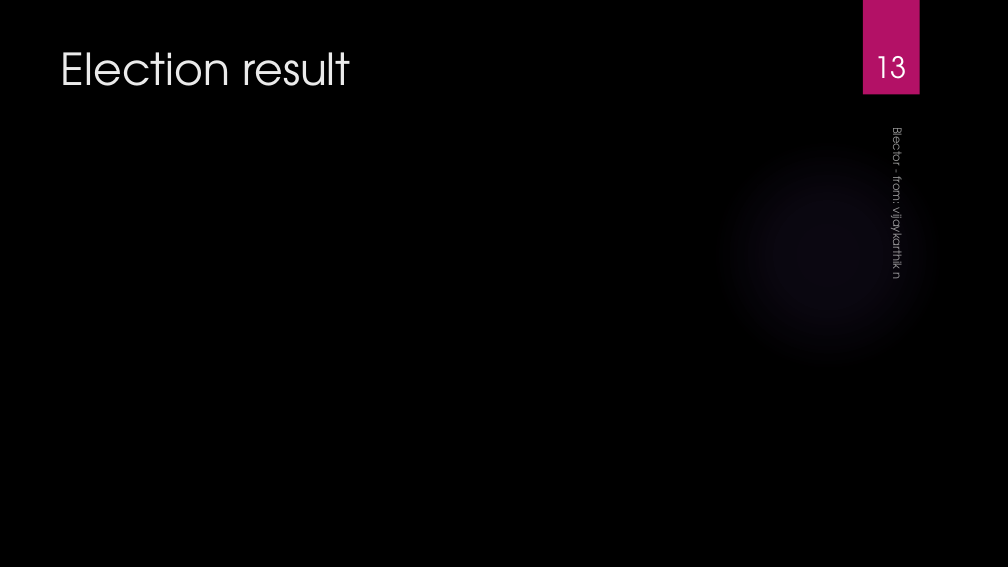
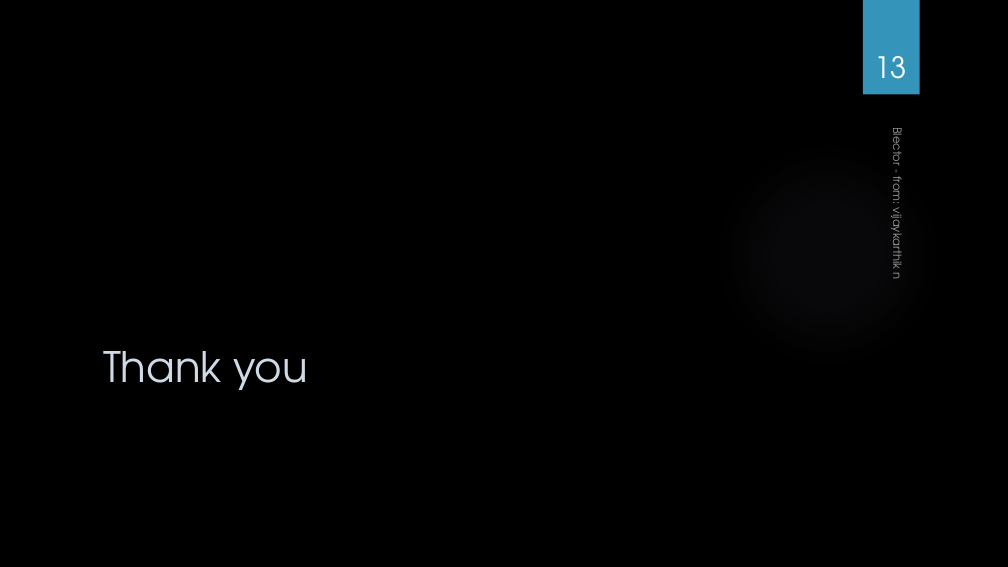
Before and after one commit to karthigowtham/block-chain-electronic-voting-reference-implementation-using-javascript, a slide deck: slide 13 of Blector.pptx. Drawn at 1008x567 pixels with LibreOffice and Linux fonts; fonts in the diff are those of the drawing; background and template pictures are left out. Boxes give left, top, right and bottom in pixels: in the first picture for what was removed or moved away, otherwise in the second. Text is boxed around its words. In the diff, an @@ line names an element or a change of style, - is before the commit and + after.

```diff
--- a/Blector.pptx
+++ b/Blector.pptx
@@ rectangle at [863,0,920,95]: fill #B31166 to #3494BA @@
@@ title removed at [61,52,350,86] @@
-Election result
@@ title added at [103,351,307,390], 40 pt, text #CEDBE6 @@
+Thank you
```
Also in this commit, not shown: 12 other slides changed.
